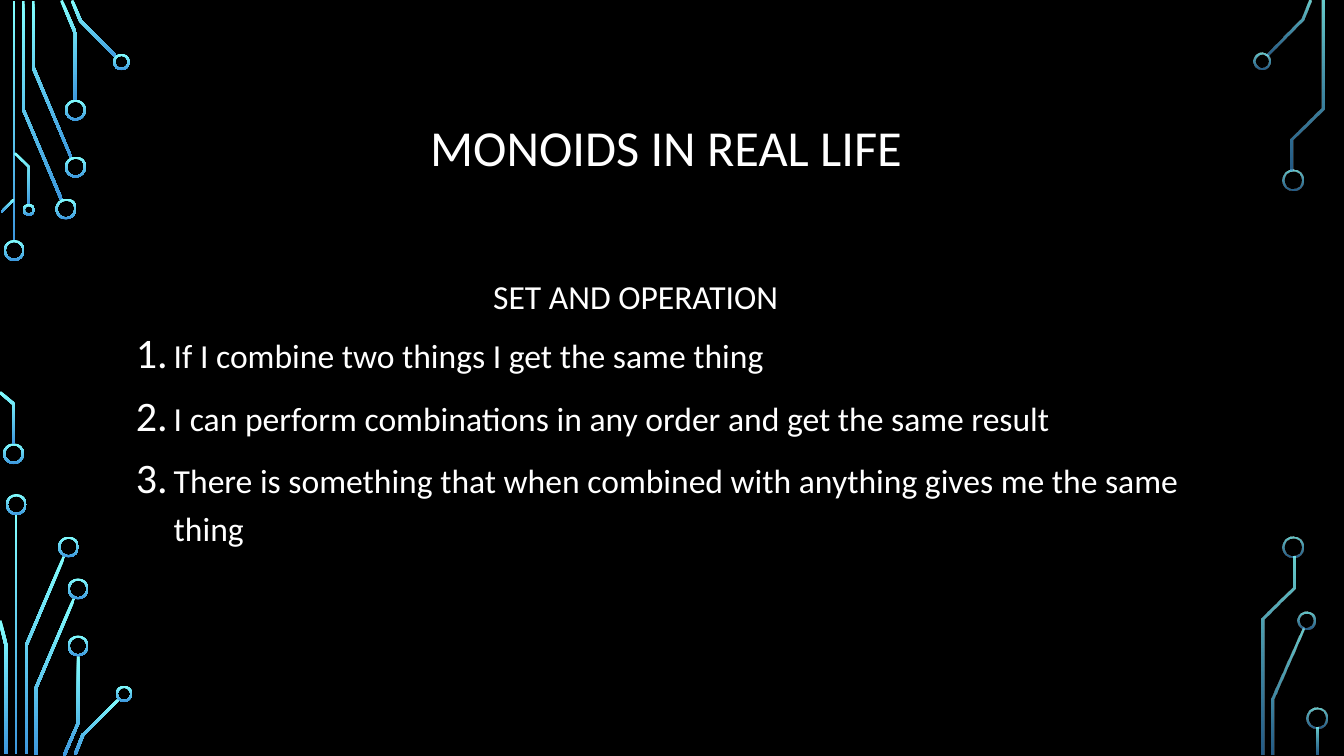
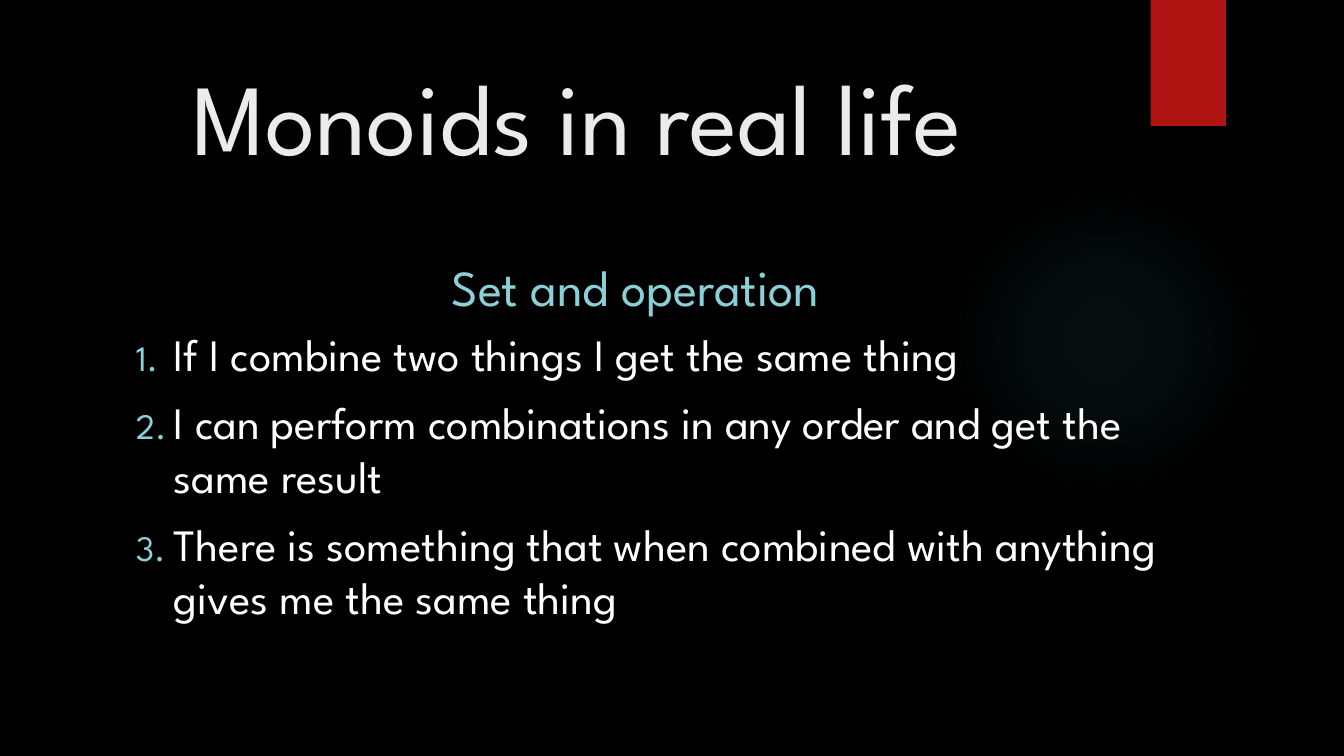
Before and after one commit to daleardi/roptalk, a slide deck: slide 9 of Monadic Error Handling Final.pptx. Drawn at 1344x756 pixels with LibreOffice and Linux fonts; fonts in the diff are those of the drawing; background and template pictures are left out. Boxes give left, top, right and bottom in pixels: in the first picture for what was removed or moved away, otherwise in the second. Text is boxed around its words. In the diff, an @@ line names an element or a change of style, - is before the commit and + after.

Commit message:
changed font size

```diff
--- a/Monadic Error Handling Final.pptx
+++ b/Monadic Error Handling Final.pptx
@@ rectangle added at bbox=[1150, 0, 1226, 126], fill #B01513 @@
@@ title "Monoids in real life" at bbox=[192, 84, 962, 157]: vertical alignment middle to top @@
@@ title at bbox=[192, 84, 962, 157]: text changed; size 36 to 72 pt; font Calibri to League Spartan; text colour #FFFFFF to #EBEBEB @@
-MONOIDS IN REAL LIFE
+Monoids in real life
@@ ellipse added at bbox=[949, 185, 1259, 495], fill gradient #50B9C1 @@
@@ text at bbox=[452, 271, 820, 317]: text changed; size 24 to 36 pt; font Calibri to League Spartan; text colour #FFFFFF to #8AD0D6 @@
-SET AND OPERATION
+Set and operation
@@ text "If I combine two things ..." at bbox=[174, 339, 1156, 624]: size 24 to 32 pt, font Calibri to League Spartan; line spacing 1.2 to 1 @@
@@ group removed at bbox=[0, 0, 1328, 756]: 33 freeform shapes, 3 rectangles @@
```
Also in this commit, not shown: 40 other slides changed.
